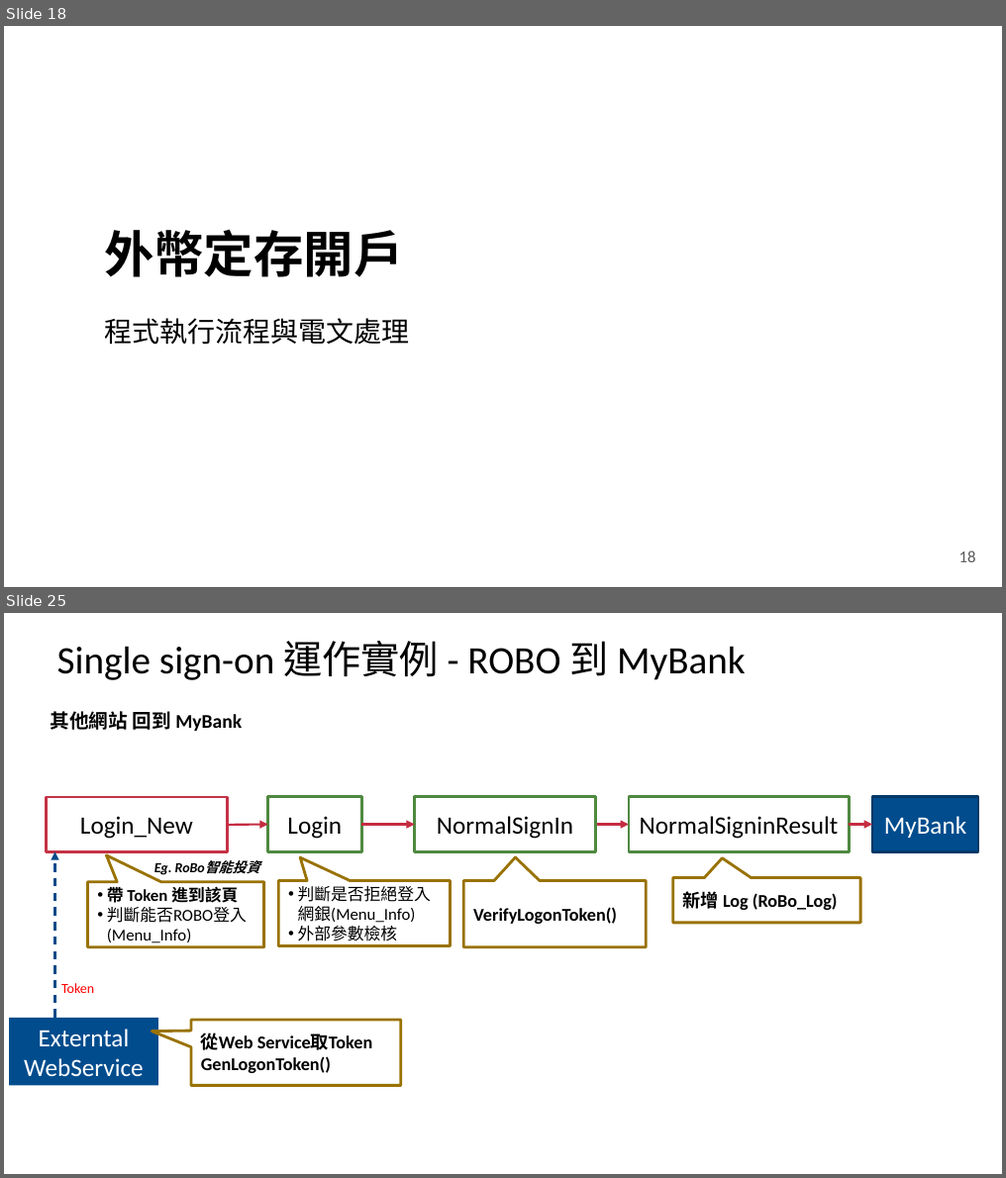
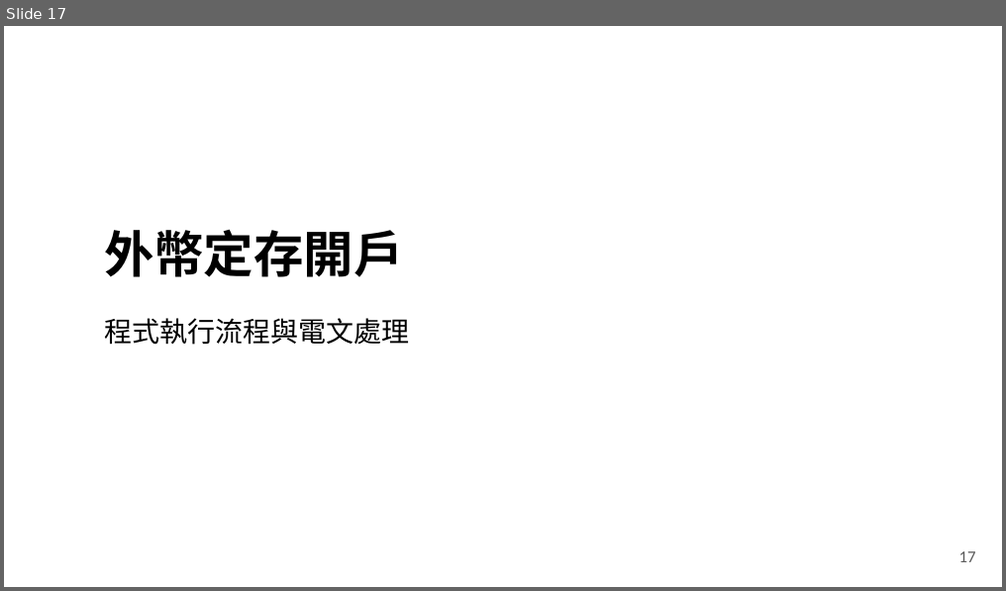
Before and after one commit to YuHaoLiaoTony/MyImage, a slide deck: Tony新人報告.pptx. Shown one above the other, each under a label of ours: slides 18 and 25 before the commit, slide 17 after it; the slides between them are not shown. The pictures are 1006x1178 and 1006x591 pixels, drawn with LibreOffice and Linux fonts; fonts in the diff are those of the drawing; background and template pictures are left out. Boxes give left, top, right and bottom in pixels: in the first picture for what was removed or moved away, otherwise in the second. Text is boxed around its words. In the diff, an @@ line names an element or a change of style, - is before the commit and + after.

```diff
--- a/Tony新人報告.pptx
+++ b/Tony新人報告.pptx
@@ slide 25 removed at (4,613,1002,1174), background #FFFFFF @@
@@ title removed at (57,641,746,680) @@
-Single sign-on 運作實例 - ROBO 到 MyBank
@@ text removed at (50,711,242,731) @@
-其他網站 回到 MyBank
@@ rectangle removed at (46,797,227,853) @@
-Login_New
@@ rectangle removed at (268,796,362,852) @@
-Login
@@ rectangle removed at (415,796,596,852) @@
-NormalSignIn
@@ rectangle removed at (629,796,848,852) @@
-NormalSigninResult
@@ rectangle removed at (872,796,978,852) @@
-MyBank
@@ arrow removed from (227, 825) to (268, 825) @@
@@ arrow removed from (361, 825) to (415, 825) @@
@@ arrow removed from (596, 825) to (629, 825) @@
@@ arrow removed from (848, 825) to (872, 825) @@
@@ arrow removed from (54, 1018) to (54, 852) @@
@@ text removed at (154,863,172,875) @@
-Eg. RoBo智能投資
@@ speech box removed at (672,878,860,923) @@
-新增 Log (RoBo_Log)
@@ speech box removed at (88,882,264,948) @@
-• 帶 Token 進到該頁
-• 判斷能否ROBO登入(Menu_Info)
@@ speech box removed at (278,880,450,946) @@
-• 判斷是否拒絕登入網銀(Menu_Info)
-• 外部參數檢核
@@ speech box removed at (464,880,647,948) @@
-VerifyLogonToken()
@@ text removed at (61,983,94,993) @@
-Token
@@ rectangle removed at (9,1018,158,1086) @@
-Externtal
-WebService
@@ speech box removed at (190,1020,400,1086) @@
-從Web Service取Token GenLogonToken()
@@ what was slide 18 is now slide 17 @@
@@ page number at (959,552,976,563): text changed @@
-18
+17
```
Also in this commit, not shown: 13 slides changed, 18 slides added, 4 other slides removed, 22 other files.
